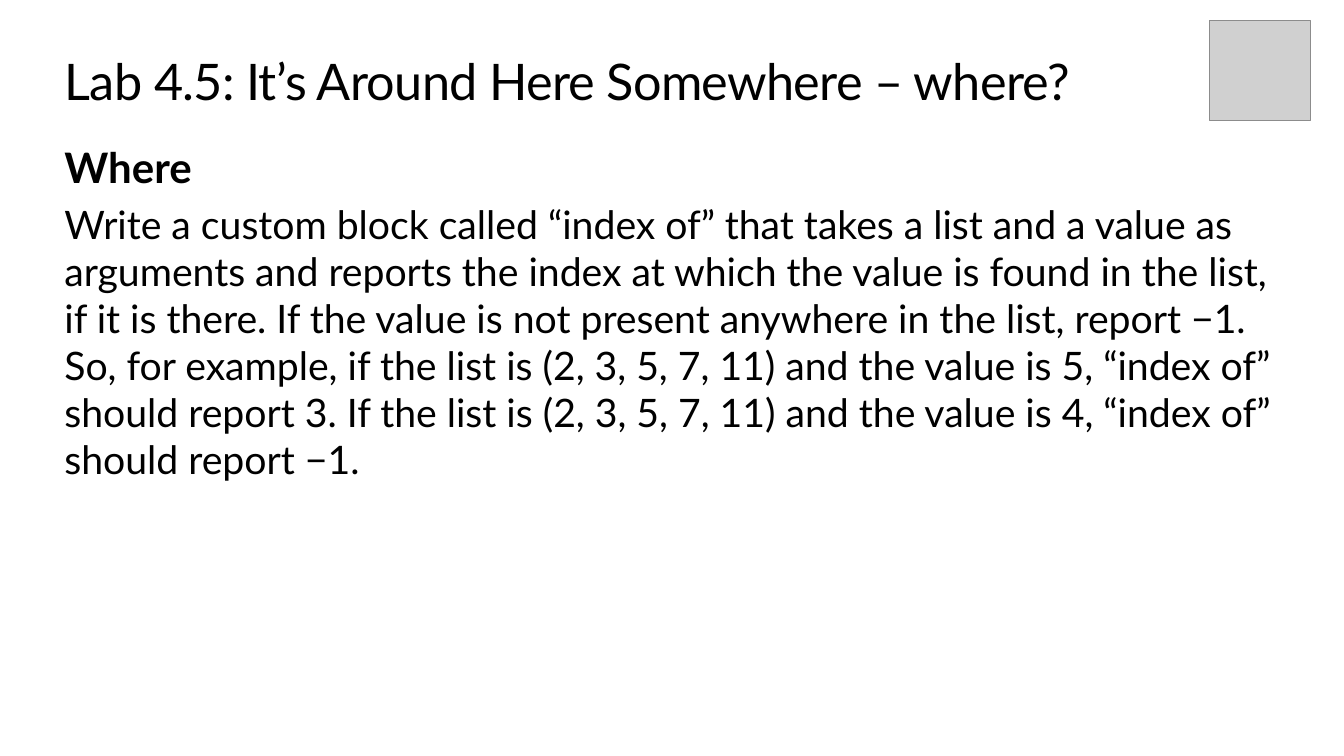
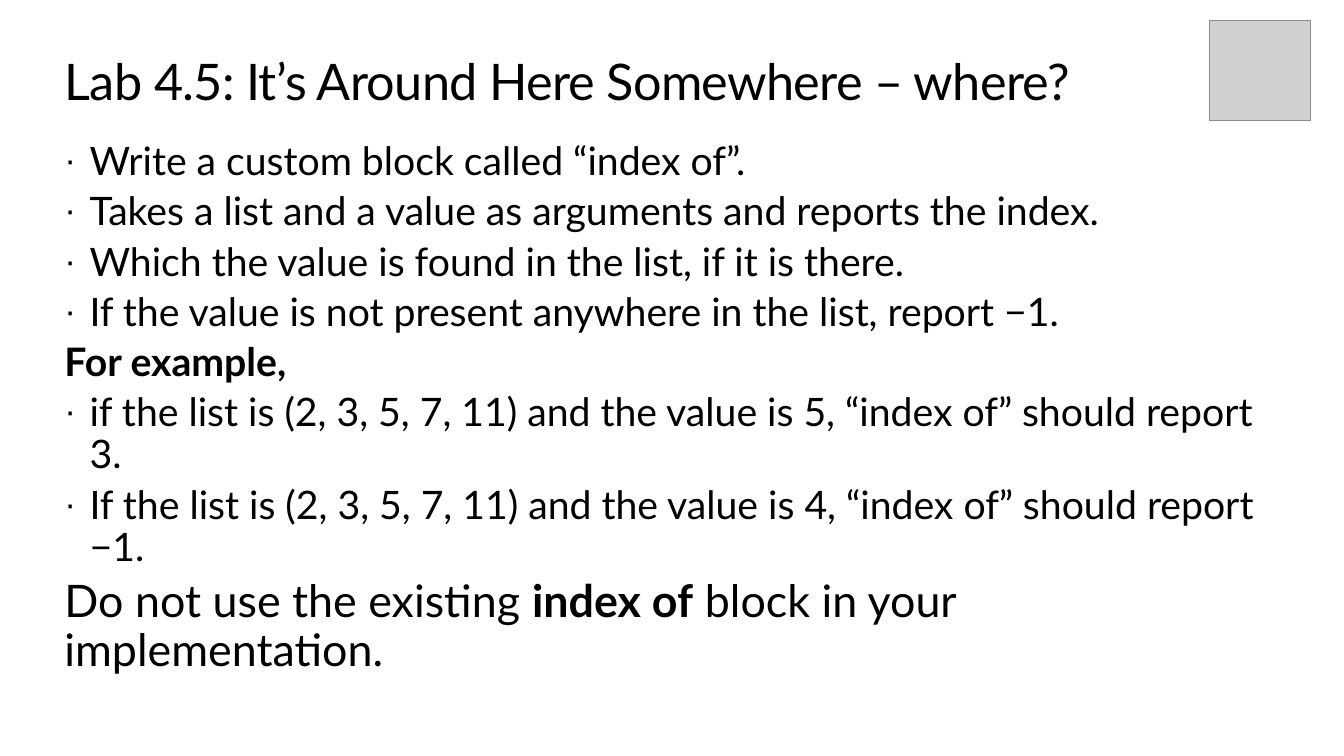
Before and after one commit to TEALSK12/introduction-to-computer-science, a slide deck: slide 8 of slidedecks/TEALS SNAP 4.5.pptx. Drawn at 1344x756 pixels with LibreOffice and Linux fonts; fonts in the diff are those of the drawing; grey boxes stand for pictures; background and template pictures are left out. Boxes give left, top, right and bottom in pixels: in the first picture for what was removed or moved away, otherwise in the second. Text is boxed around its words. In the diff, an @@ line names an element or a change of style, - is before the commit and + after.

```diff
--- a/slidedecks/TEALS SNAP 4.5.pptx
+++ b/slidedecks/TEALS SNAP 4.5.pptx
@@ text at <box>64,145,1254,674</box>: text changed @@
-Where
-Write a custom block called “index of” that takes a list and a value as arguments and reports the index at which the value is found in the list, if it is there. If the value is not present anywhere in the list, report −1. So, for example, if the list is (2, 3, 5, 7, 11) and the value is 5, “index of” should report 3. If the list is (2, 3, 5, 7, 11) and the value is 4, “index of” should report −1.
+· Write a custom block called “index of”.
+· Takes a list and a value as arguments and reports the index.
+· Which the value is found in the list, if it is there.
+· If the value is not present anywhere in the list, report −1.
+For example,
+· if the list is (2, 3, 5, 7, 11) and the value is 5, “index of” should report 3.
+· If the list is (2, 3, 5, 7, 11) and the value is 4, “index of” should report −1.
+Do not use the existing index of block in your implementation.
```
Also in this commit, not shown: 2 other slides changed.
